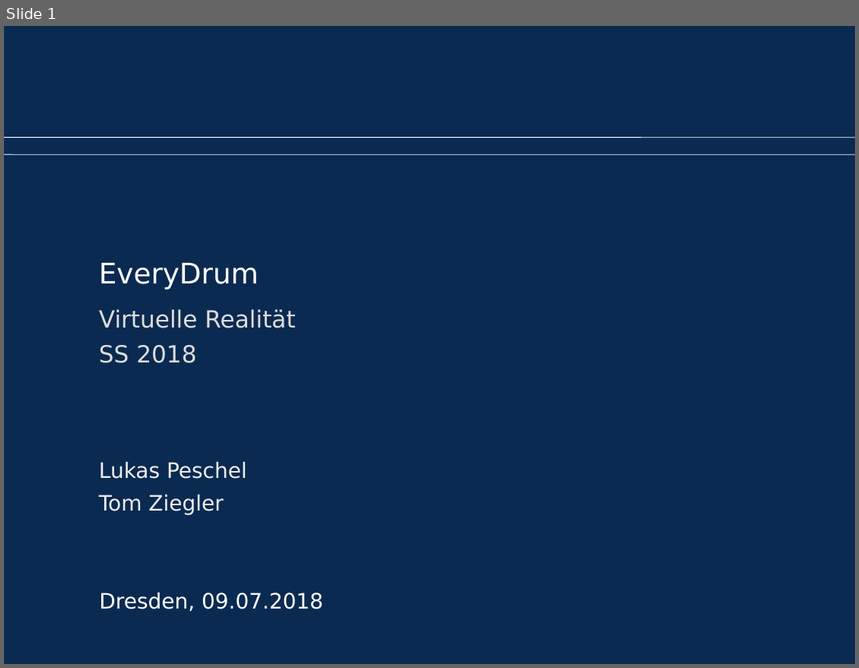
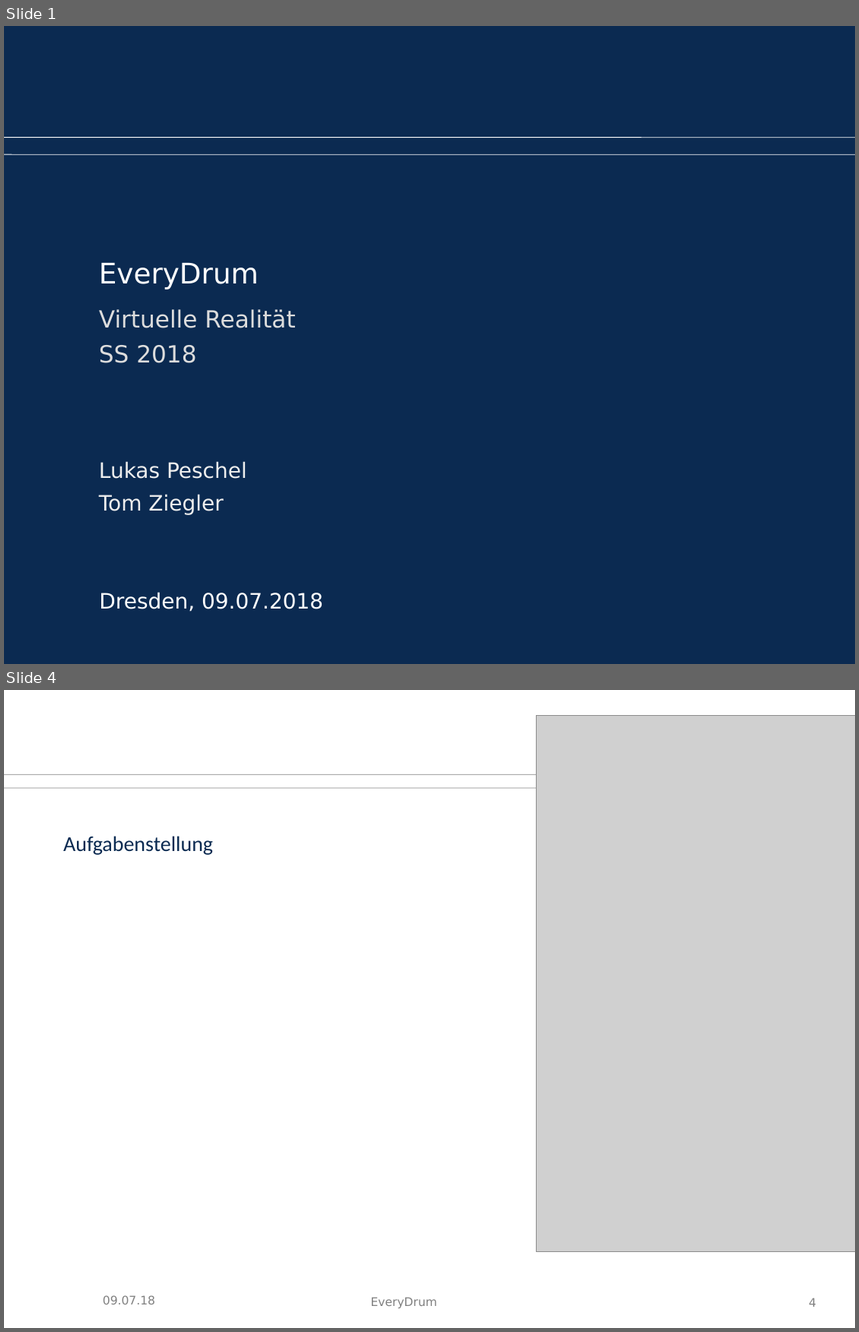
Before and after one commit to tziegler-tud/vr-anydrum, a slide deck: Documents/slides.odp. Shown one above the other, each under a label of ours: slide 1 before the commit, slides 1 and 4 after it; the slides between them are not shown. The pictures are 859x668 and 859x1332 pixels, drawn with LibreOffice and Linux fonts; fonts in the diff are those of the drawing; grey boxes stand for pictures; background and template pictures are left out. Boxes give left, top, right and bottom in pixels: in the first picture for what was removed or moved away, otherwise in the second. Text is boxed around its words. In the diff, an @@ line names an element or a change of style, - is before the commit and + after.

```diff
--- a/Documents/slides.odp
+++ b/Documents/slides.odp
@@ slide 4 added at (4,690,855,1328), background #FFFFFF @@
@@ picture added at (536,716,855,1252) @@
@@ line added from (4, 774) to (855, 774), #808080 0.51 pt @@
@@ line added from (4, 788) to (855, 788), #808080 0.51 pt @@
@@ text added at (63,836,213,855), 18 pt, text #0B2A51 @@
+Aufgabenstellung
@@ text added at (103,1296,155,1305), 10 pt, text #808080 @@
+09.07.18
@@ text added at (371,1297,437,1309), 10 pt, text #808080 @@
+EveryDrum
@@ page number added at (809,1298,816,1307), 10 pt, text #808080 @@
+4
```
Also in this commit, not shown: 2 slides changed, 15 other files.
